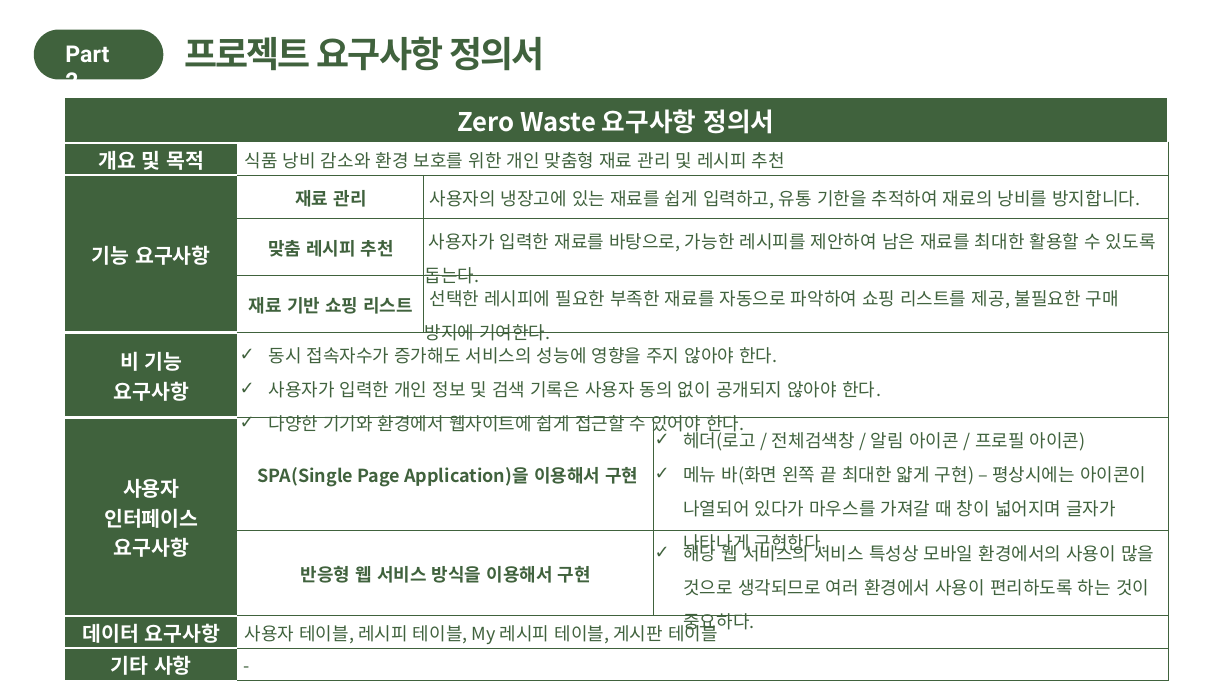
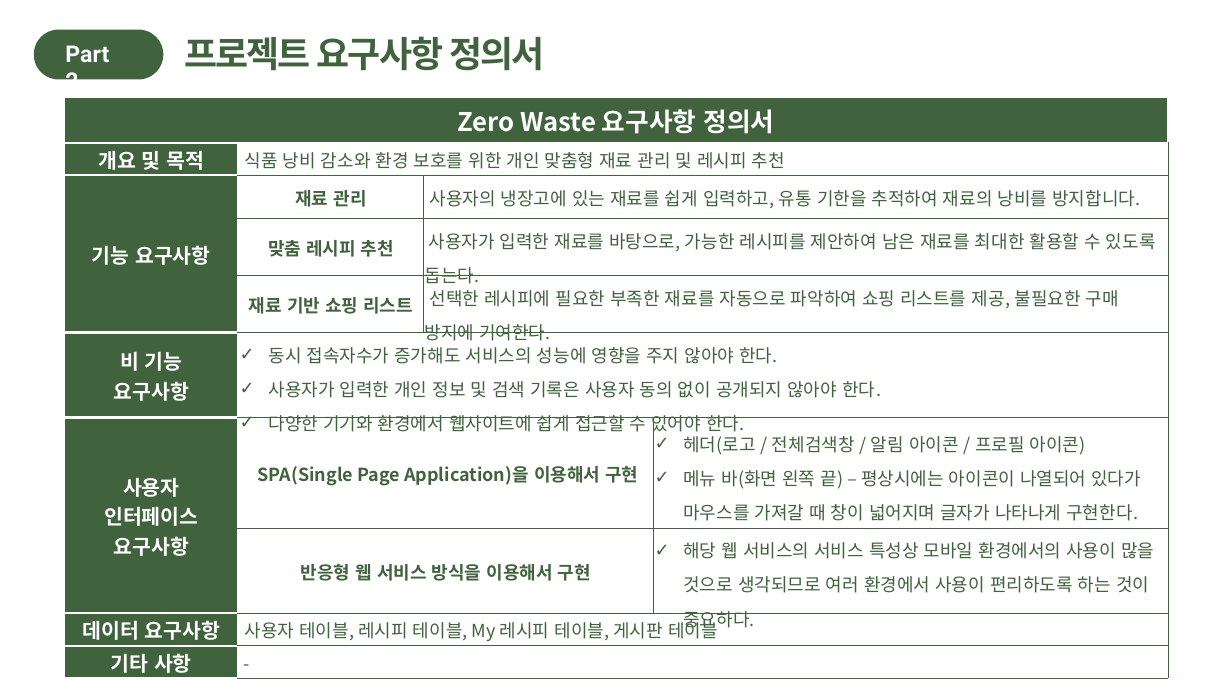
Before and after one commit to Yoon-jae-min/UsecaseDiagram, a slide deck: slide 6 of 수정/2조 요구사항 정의서, 유스케이스(최종).pptx. Drawn at 1232x693 pixels with LibreOffice and Linux fonts; fonts in the diff are those of the drawing. Boxes give left, top, right and bottom in pixels: in the first picture for what was removed or moved away, otherwise in the second. Text is boxed around its words. In the diff, an @@ line names an element or a change of style, - is before the commit and + after.

```diff
--- a/수정/2조 요구사항 정의서, 유스케이스(최종).pptx
+++ b/수정/2조 요구사항 정의서, 유스케이스(최종).pptx
@@ table at [64, 97, 1168, 682] @@
-row 7, column 4: 헤더(로고 / 전체검색창 / 알림 아이콘 / 프로필 아이콘) / 메뉴 바(화면 왼쪽 끝 최대한 얇게 구현) – 평상시에는 아이콘이 나열되어 있다가 마우스를 가져갈 때 창이 넓어지며 글자가 나타나게 구현한다.
+row 7, column 4: 헤더(로고 / 전체검색창 / 알림 아이콘 / 프로필 아이콘) / 메뉴 바(화면 왼쪽 끝) – 평상시에는 아이콘이 나열되어 있다가 마우스를 가져갈 때 창이 넓어지며 글자가 나타나게 구현한다.
```
Also in this commit, not shown: 28 other files.
